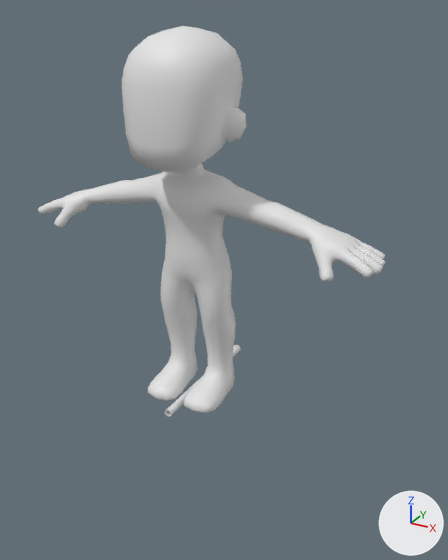
The Blender file Assets/Arts/Model/Faya_Kun_3/Player Characters/Player Male Character.blend, before and after one commit.
Rendered twice from a camera (50 mm lens) standing at (1.18, -1.89, 1.48) and looking at (0.23, -0.16, 0.61). Arrows for +X, +Y and +Z are at lower right; the lights stay in place.

Objects in the first picture: 'Bamboo Gun ', 'Bamboo Gun  Slider', 'Player Male Character'.
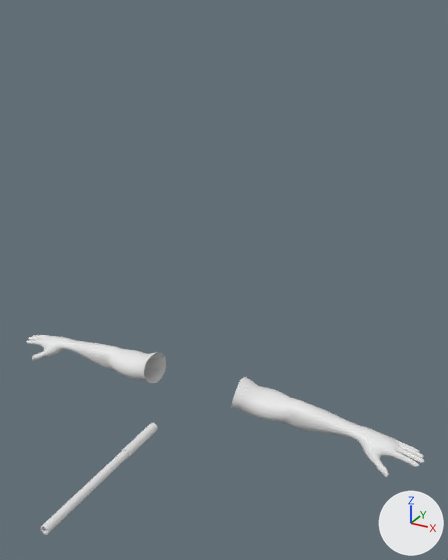
Commit message: FPS hand Added

Where the change shows, as pixel boxes [x1, y1, x2, y2] in the pictures (448 x 560 px):
'Player Male Character', deleted
    before: [38, 26, 385, 413]
'FPS Hand', added
    after: [26, 335, 424, 477]
'Bamboo Gun ', moved
    before: [165, 377, 202, 417]
    after: [41, 450, 129, 534]
'Bamboo Gun  Slider', moved
    before: [233, 345, 241, 357]
    after: [122, 423, 158, 458]

The change, as a list of edits to the scene's bpy script:
```text
Add me_bodymesh:
    me_bodymesh.from_pydata(...)  # 1878 vertices, 1864 faces; spans x -0.95..0.95, y -0.09..0.09, z -0.06..0.1
Change ob_shorts:
    remove ob_shorts.parent = ob_player_male_character
Remove ob_player_male_character:
    ob_player_male_character = bpy.data.objects.new('Player Male Character', me_body)
    ob_player_male_character.location = (0.0, 0.0, 0.0)
Change ob_bamboo_gun:
    ob_bamboo_gun.location: (0.0, 0.0, 0.0) -> (0.0, -0.689, 0.0)
Change ob_bamboo_gun__slider:
    ob_bamboo_gun__slider.location: (0.0, 0.177, 0.0) -> (0.0, -0.512, 0.0)
Add ob_fps_hand:
    ob_fps_hand = bpy.data.objects.new('FPS Hand', me_bodymesh)
    ob_fps_hand.location = (0.0, 0.0, 0.0)
```
